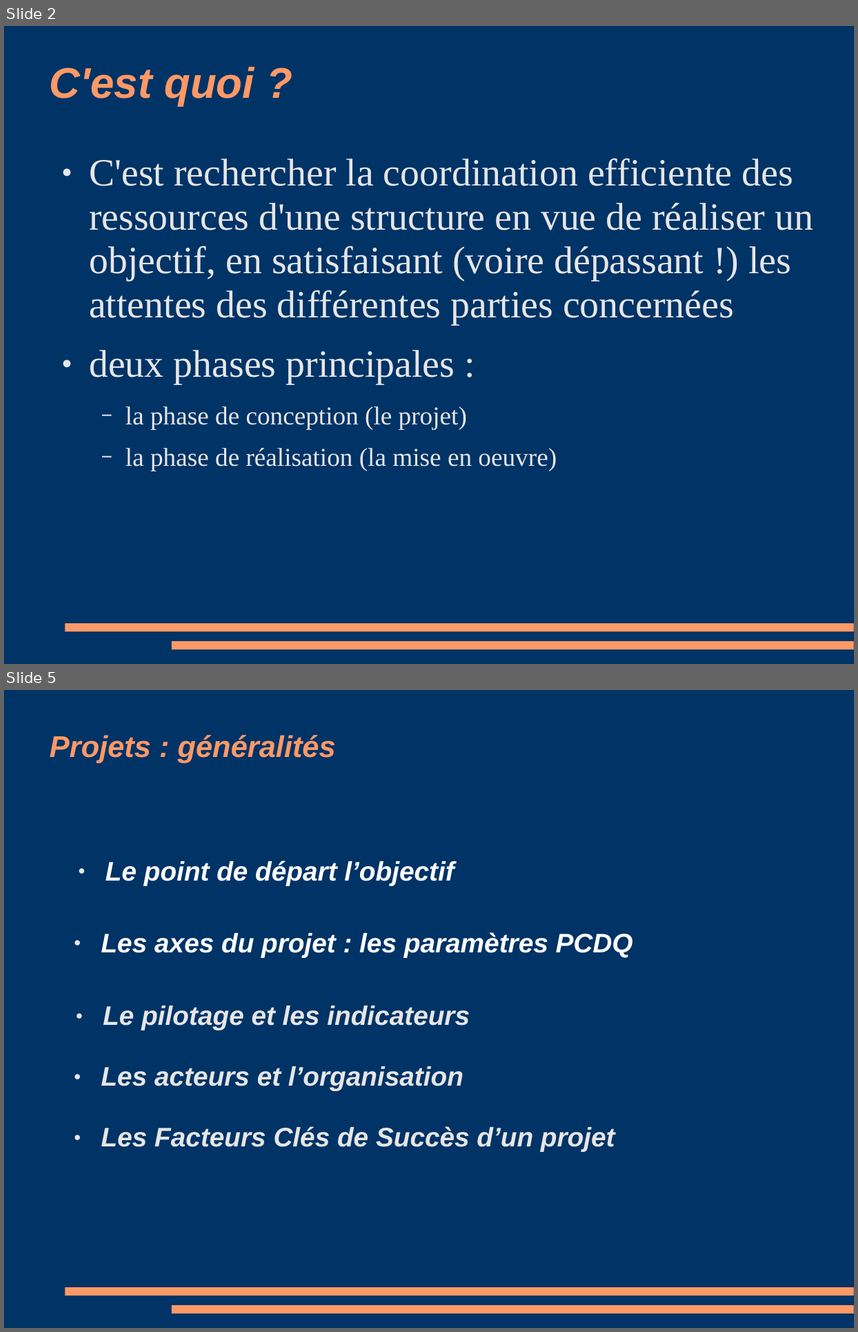
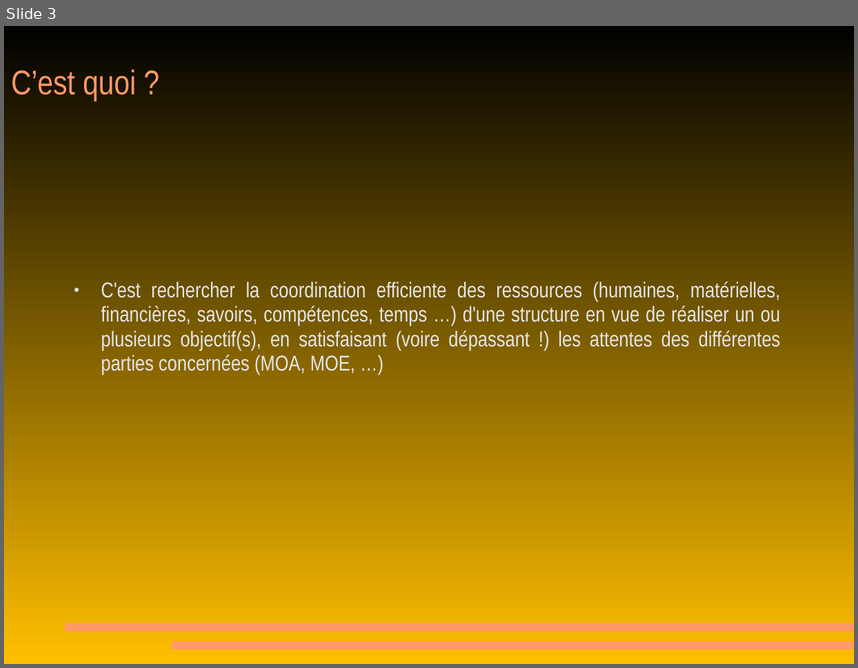
Before and after one commit to MichaelMondou/Cours, a slide deck: Gestion de projet/010 cours 1 gestion projet.pps. Shown one above the other, each under a label of ours: slides 2 and 5 before the commit, slide 3 after it; the slides between them are not shown. The pictures are 858x1332 and 858x668 pixels, drawn with LibreOffice and Linux fonts; fonts in the diff are those of the drawing. Boxes give left, top, right and bottom in pixels: in the first picture for what was removed or moved away, otherwise in the second. Text is boxed around its words. In the diff, an @@ line names an element or a change of style, - is before the commit and + after.

Commit message:
Les PDFs de gestion de projet à jour.

```diff
--- a/Gestion de projet/010 cours 1 gestion projet.pps
+++ b/Gestion de projet/010 cours 1 gestion projet.pps
@@ slide 5 removed at (4,690,854,1328), background #003366; not listed: 2 template elements that a slide beside it also shows @@
@@ title removed at (50,735,336,763) @@
-Projets : généralités
@@ text removed at (105,860,454,885) @@
-  ● Le point de départ l’objectif
@@ text removed at (101,932,633,957) @@
-  ● Les axes du projet : les paramètres PCDQ
@@ text removed at (103,1005,470,1030) @@
-● Le pilotage et les indicateurs
@@ text removed at (101,1066,464,1091) @@
-● Les acteurs et l’organisation
@@ text removed at (101,1126,615,1152) @@
-● Les Facteurs Clés de Succès d’un projet
@@ what was slide 2 is now slide 3 @@
@@ slide 3 changed as well @@
@@ background #003366 to gradient #000000 to #FFBF00 @@
@@ title at (11,69,136,101): text changed; size 40 to 32 pt; font Arial to Arial Narrow; bold off; italic off @@
-C'est quoi ?
+C’est quoi ?
@@ text at (101,281,781,374): text changed; size 36 to 20 pt; font Times New Roman to Arial Narrow @@
-● C'est rechercher la coordination efficiente des ressources d'une structure en vue de réaliser un objectif, en satisfaisant (voire dépassant !) les attentes des différentes parties concernées
-● deux phases principales :
-  − la phase de conception (le projet)
-  − la phase de réalisation (la mise en oeuvre)
+● C'est rechercher la coordination efficiente des ressources (humaines, matérielles, financières, savoirs, compétences, temps …) d'une structure en vue de réaliser un ou plusieurs objectif(s), en satisfaisant (voire dépassant !) les attentes des différentes parties concernées (MOA, MOE, …)
```
Also in this commit, not shown: 5 other slides changed, 9 slides added, 7 other slides removed, 9 other files.
